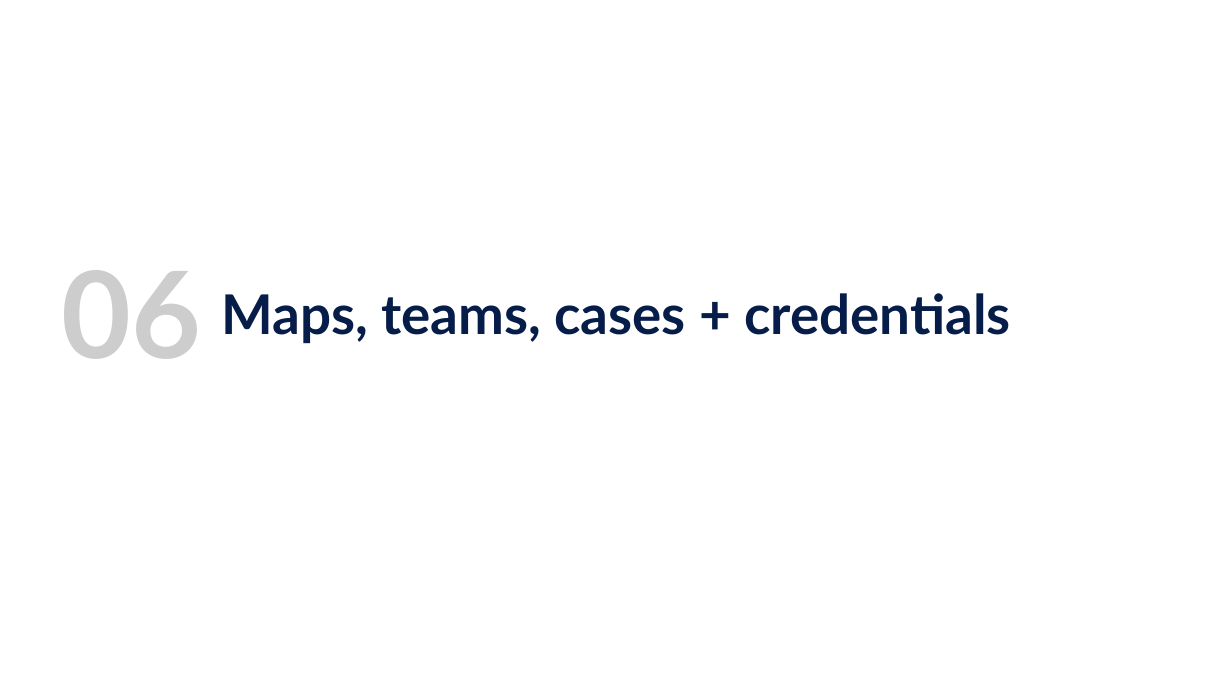
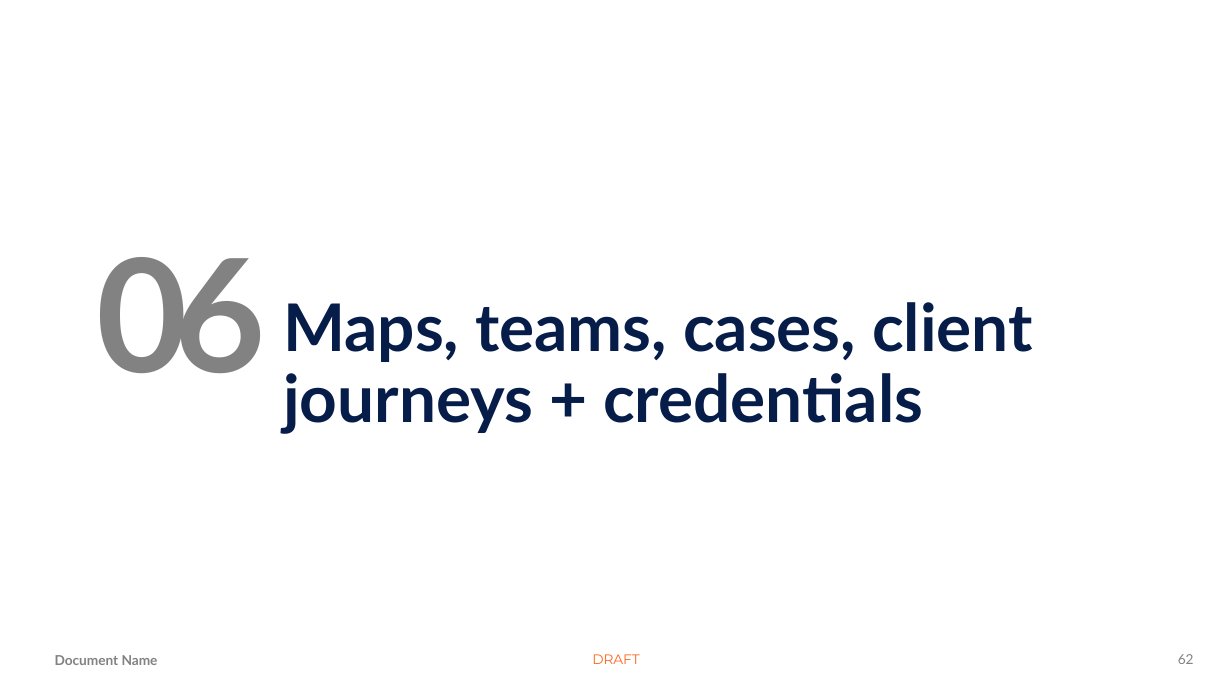
Before and after one commit to Jamison413/kevmaitland-PoshAnt, a slide deck: slide 62 of Intune-WinApp/OfficeThemes/Blank.potx (slide 54 before the commit). Drawn at 1232x693 pixels with LibreOffice and Linux fonts; fonts in the diff are those of the drawing; background and template pictures are left out. Boxes give left, top, right and bottom in pixels: in the first picture for what was removed or moved away, otherwise in the second. Text is boxed around its words. In the diff, an @@ line names an element or a change of style, - is before the commit and + after.

```diff
--- a/Intune-WinApp/OfficeThemes/Blank.potx
+++ b/Intune-WinApp/OfficeThemes/Blank.potx
@@ text "06": place and size @@
-text "06" at (61,270,201,359)
+text "06" at (96,257,266,373)
@@ text "06" at (96,257,266,373): size 88 to 115 pt, text colour #CCCDCC to #818281, letter spacing 0 to -9 pt; line spacing 1 to 0.9; more space between paragraphs; vertical alignment middle to top @@
@@ text "Maps, teams, cases, client journeys ..." at (283,302,1033,434): vertical alignment middle to top @@
@@ text at (283,302,1033,434): text changed; size 40 to 48 pt @@
-Maps, teams, cases + credentials
+Maps, teams, cases, client journeys + credentials
@@ text added at (55,655,158,665), 10 pt, text #818281, bold @@
+Document Name
@@ text added at (592,654,639,664), 10 pt, text #FC671F @@
+DRAFT
@@ page number added at (1178,654,1194,664), 10 pt, text #818281 @@
+62
```
Also in this commit, not shown: 26 other slides changed, 60 slides added, 38 slides removed, 2 other files.
